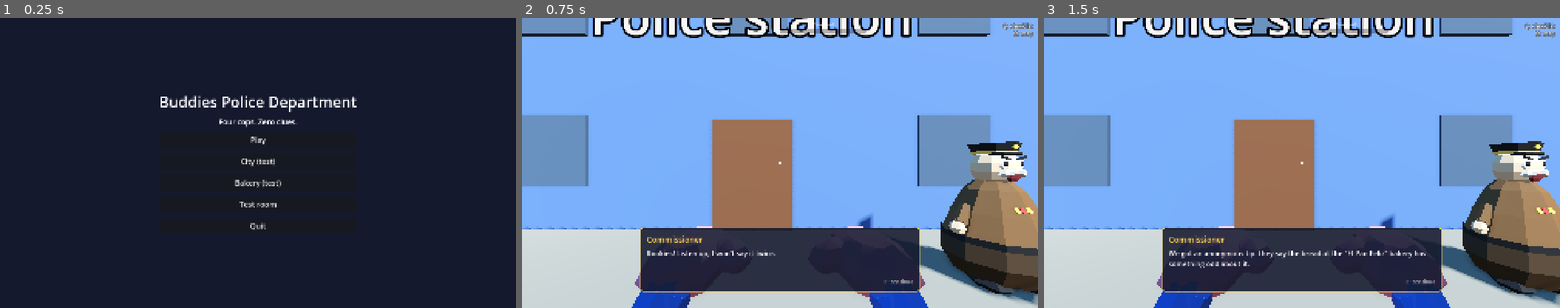
Above: before the commit, frames 1-3 (left to right).
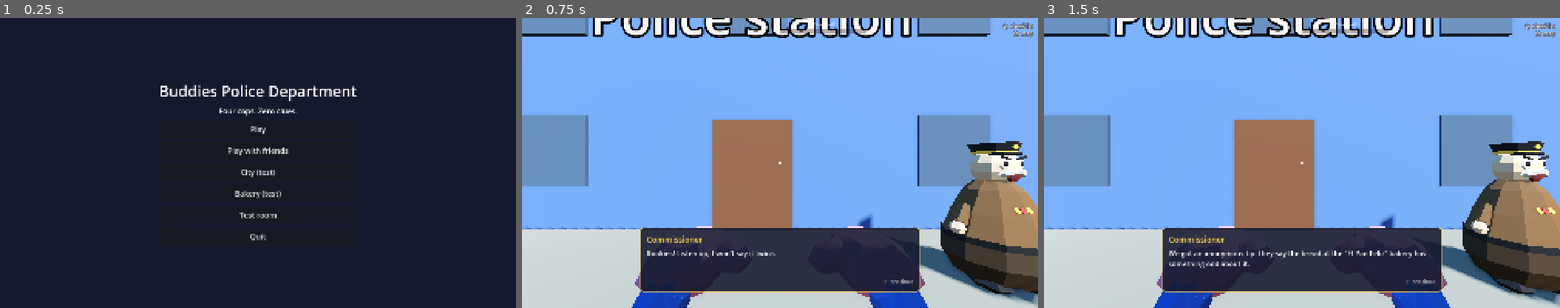
Above: after the commit, the same moments.

Repository: cristiangelini/BPD
Game: Godot game, scene res://scenes/ui/main_menu.tscn
Same seed, same stepped clock (60 frames per second), same inputs: the game is played once before the commit and once after it.
Inputs (mouse positions are in pixels of both pictures, inside the frame that each line leads up to):
- Up to frame 1 (0.25 s): no input
- Up to frame 2 (0.75 s): click "Play" at 0.5 s
- Up to frame 3 (1.5 s): tap Enter at 1.25 s; move the mouse to (1415, 148) at 1.27 s; hold D (move_right) from 1.28 s (still down); hold G (drop) from 1.28 s (still down); click (1415, 148) at 1.42 s

The runs differ from the first frame. In frame 1, 2.8% of the frame differs, in the area x 31-70%, y 22-77%; in frame 2, nothing differs; in frame 3, nothing differs.

Commit message:
Add the online room by IP: host, join, four slots and a shared case start
Co-Authored-By: Claude Opus 5.5 (1M context) <noreply@anthropic.com>
Claude-Session: https://claude.ai/code/session_01A3msLDk7TvKd2f9syAgA3n

Diff:
--- a/project.godot
+++ b/project.godot
@@ -15,6 +15,10 @@
 config/version="0.1.0"
 run/main_scene="res://scenes/ui/main_menu.tscn"
 config/features=PackedStringArray("4.7", "Forward Plus")
+
+[autoload]
+
+Net="*res://scripts/core/net.gd"
 
 [display]
 
--- /dev/null
+++ b/scenes/ui/lobby.tscn
@@ -0,0 +1,97 @@
+[gd_scene load_steps=2 format=3]
+
+[ext_resource type="Script" path="res://scripts/ui/lobby.gd" id="1"]
+
+[node name="Lobby" type="Control"]
+layout_mode = 3
+anchors_preset = 15
+anchor_right = 1.0
+anchor_bottom = 1.0
+grow_horizontal = 2
+grow_vertical = 2
+script = ExtResource("1")
+
+[node name="Background" type="ColorRect" parent="."]
+layout_mode = 1
+anchors_preset = 15
+anchor_right = 1.0
+anchor_bottom = 1.0
+grow_horizontal = 2
+grow_vertical = 2
+color = Color(0.08, 0.1, 0.18, 1)
+
+[node name="Box" type="VBoxContainer" parent="."]
+layout_mode = 1
+anchors_preset = 8
+anchor_left = 0.5
+anchor_top = 0.5
+anchor_right = 0.5
+anchor_bottom = 0.5
+offset_left = -350.0
+offset_top = -360.0
+offset_right = 350.0
+offset_bottom = 360.0
+grow_horizontal = 2
+grow_vertical = 2
+theme_override_constants/separation = 16
+
+[node name="Title" type="Label" parent="Box"]
+layout_mode = 2
+theme_override_font_sizes/font_size = 56
+text = "LOBBY_TITLE"
+horizontal_alignment = 1
+
+[node name="Status" type="Label" parent="Box"]
+unique_name_in_owner = true
+layout_mode = 2
+theme_override_font_sizes/font_size = 24
+text = "LOBBY_SOLO"
+horizontal_alignment = 1
+autowrap_mode = 3
+
+[node name="HostButton" type="Button" parent="Box"]
+unique_name_in_owner = true
+custom_minimum_size = Vector2(0, 64)
+layout_mode = 2
+theme_override_font_sizes/font_size = 28
+text = "LOBBY_HOST"
+
+[node name="JoinRow" type="HBoxContainer" parent="Box"]
+layout_mode = 2
+theme_override_constants/separation = 12
+
+[node name="Address" type="LineEdit" parent="Box/JoinRow"]
+unique_name_in_owner = true
+custom_minimum_size = Vector2(0, 64)
+layout_mode = 2
+size_flags_horizontal = 3
+theme_override_font_sizes/font_size = 26
+placeholder_text = "LOBBY_ADDRESS"
+
+[node name="JoinButton" type="Button" parent="Box/JoinRow"]
+unique_name_in_owner = true
+custom_minimum_size = Vector2(200, 64)
+layout_mode = 2
+theme_override_font_sizes/font_size = 28
+text = "LOBBY_JOIN"
+
+[node name="Players" type="VBoxContainer" parent="Box"]
+unique_name_in_owner = true
+custom_minimum_size = Vector2(0, 200)
+layout_mode = 2
+theme_override_constants/separation = 8
+
+[node name="StartButton" type="Button" parent="Box"]
+unique_name_in_owner = true
+visible = false
+custom_minimum_size = Vector2(0, 64)
+layout_mode = 2
+theme_override_font_sizes/font_size = 28
+text = "LOBBY_START"
+
+[node name="BackButton" type="Button" parent="Box"]
+unique_name_in_owner = true
+custom_minimum_size = Vector2(0, 64)
+layout_mode = 2
+theme_override_font_sizes/font_size = 28
+text = "LOBBY_BACK"
--- a/scenes/ui/main_menu.tscn
+++ b/scenes/ui/main_menu.tscn
@@ -28,9 +28,9 @@
 anchor_right = 0.5
 anchor_bottom = 0.5
 offset_left = -300.0
-offset_top = -200.0
+offset_top = -240.0
 offset_right = 300.0
-offset_bottom = 200.0
+offset_bottom = 240.0
 grow_horizontal = 2
 grow_vertical = 2
 theme_override_constants/separation = 16
@@ -53,6 +53,13 @@
 layout_mode = 2
 theme_override_font_sizes/font_size = 28
 text = "MENU_PLAY"
+
+[node name="OnlineButton" type="Button" parent="Box"]
+unique_name_in_owner = true
+custom_minimum_size = Vector2(0, 64)
+layout_mode = 2
+theme_override_font_sizes/font_size = 28
+text = "MENU_ONLINE"
 
 [node name="CityButton" type="Button" parent="Box"]
 unique_name_in_owner = true
--- /dev/null
+++ b/scripts/core/net.gd
@@ -0,0 +1,162 @@
+extends Node
+
+## The online session (docs/diseno/online.md): host a room, join one, who is in it and which slot (skin color) each
+## player has, and starting the same case for everyone. Autoloaded as Net. Without a room the game plays solo, as
+## always. For now the room goes by IP with ENet; Steam lobbies come in the next step.
+
+## The player list changed: someone came in or left.
+signal players_changed
+## The room closed or couldn't be joined. `reason_key` is a tr() key for the notice.
+signal session_ended(reason_key: String)
+## The host started a case: every player opens `place` (a PlaceDraw id) with `case_seed`.
+signal match_started(place: String, case_seed: int)
+
+const MAX_PLAYERS := 4
+const DEFAULT_PORT := 7777
+## The host is always peer 1 in Godot's multiplayer.
+const HOST_ID := 1
+## Seconds a refused guest has to leave before the host kicks it.
+const REFUSE_GRACE := 1.0
+
+## Peer id -> slot (0 to 3). The slot gives the skin color (decision 72) and the "Policía N" name.
+var players := {}
+## A case is being played: new players can't come in (they join in the room).
+var in_match := false
+## Off in tests, so starting a case only emits match_started.
+var change_scenes := true
+
+
+func _ready() -> void:
+	multiplayer.peer_connected.connect(_on_peer_connected)
+	multiplayer.peer_disconnected.connect(_on_peer_disconnected)
+	multiplayer.connection_failed.connect(_on_connection_failed)
+	multiplayer.server_disconnected.connect(_on_server_disconnected)
+
+
+## In a room, as host or guest.
+func is_online() -> bool:
+	var peer := multiplayer.multiplayer_peer
+	return peer != null and not peer is OfflineMultiplayerPeer \
+		and peer.get_connection_status() != MultiplayerPeer.CONNECTION_DISCONNECTED
+
+
+## Hosting a room, or playing solo (solo the player's game is the one that counts too).
+func is_host() -> bool:
+	return not is_online() or multiplayer.is_server()
+
+
+## Opens a room on `port`. The host takes slot 0.
+func host(port := DEFAULT_PORT) -> Error:
+	leave()
+	var peer := ENetMultiplayerPeer.new()
+	# One place more than the guests, so a fifth player gets in long enough to hear the room is full.
+	var error := peer.create_server(port, MAX_PLAYERS)
+	if error != OK:
+		return error
+	multiplayer.multiplayer_peer = peer
+	players = {HOST_ID: 0}
+	in_match = false
+	players_changed.emit()
+	return OK
+
+
+## Tries to join the room at `address`. connected or session_ended tell how it went.
+func join(address: String, port := DEFAULT_PORT) -> Error:
+	leave()
+	var peer := ENetMultiplayerPeer.new()
+	var error := peer.create_client(address, port)
+	if error != OK:
+		return error
+	multiplayer.multiplayer_peer = peer
+	return OK
+
+
+## Closes the room (host) or leaves it (guest), and goes back to solo.
+func leave() -> void:
+	if multiplayer.multiplayer_peer and not multiplayer.multiplayer_peer is OfflineMultiplayerPeer:
+		multiplayer.multiplayer_peer.close()
+	multiplayer.multiplayer_peer = OfflineMultiplayerPeer.new()
+	var had_players := not players.is_empty()
+	players = {}
+	in_match = false
+	if had_players:
+		players_changed.emit()
+
+
+## This player's slot (0 to 3); 0 when playing solo.
+func my_slot() -> int:
+	return players.get(multiplayer.get_unique_id(), 0)
+
+
+## The lowest free slot, or -1 if the room is full.
+static func free_slot(taken: Array) -> int:
+	for slot in MAX_PLAYERS:
+		if not taken.has(slot):
+			return slot
+	return -1
+
+
+## Host only: draws the case and opens the same place with the same seed for everyone.
+func start_match() -> void:
+	if not is_online() or not multiplayer.is_server():
+		return
+	var case_seed := PlaceDraw.new_seed()
+	_start_match.rpc(PlaceDraw.pick(case_seed, OS.get_cmdline_user_args()), case_seed)
+
+
+@rpc("authority", "call_local", "reliable")
+func _start_match(place: String, case_seed: int) -> void:
+	in_match = true
+	match_started.emit(place, case_seed)
+	if change_scenes:
+		PlaceDraw.pending_seed = case_seed
+		get_tree().change_scene_to_file(PlaceDraw.PLACES[place])
+
+
+@rpc("authority", "call_remote", "reliable")
+func _sync_players(list: Dictionary) -> void:
+	players = list
+	players_changed.emit()
+
+
+func _on_peer_connected(id: int) -> void:
+	if not multiplayer.is_server():
+		return
+	var slot := free_slot(players.values())
+	if slot < 0 or in_match:
+		# Kicking right away would drop the notice: the guest leaves on its own, and is kicked if it doesn't.
+		_refuse.rpc_id(id, "NET_ROOM_FULL" if slot < 0 else "NET_IN_MATCH")
+		get_tree().create_timer(REFUSE_GRACE).timeout.connect(_kick.bind(id))
+		return
+	players[id] = slot
+	_sync_players.rpc(players)
+	players_changed.emit()
+
+
+func _kick(id: int) -> void:
+	if is_online() and multiplayer.is_server() and multiplayer.get_peers().has(id):
+		multiplayer.multiplayer_peer.disconnect_peer(id)
+
+
+func _on_peer_disconnected(id: int) -> void:
+	if not multiplayer.is_server() or not players.has(id):
+		return
+	players.erase(id)
+	_sync_players.rpc(players)
+	players_changed.emit()
+
+
+@rpc("authority", "call_remote", "reliable")
+func _refuse(reason_key: String) -> void:
+	leave()
+	session_ended.emit(reason_key)
+
+
+func _on_connection_failed() -> void:
+	leave()
+	session_ended.emit("NET_JOIN_FAILED")
+
+
+func _on_server_disconnected() -> void:
+	leave()
+	session_ended.emit("NET_HOST_LEFT")
--- /dev/null
+++ b/scripts/ui/lobby.gd
@@ -0,0 +1,128 @@
+class_name Lobby
+extends Control
+
+## The room before a case (docs/diseno/online.md, "La sala"): create a room or join a friend's, see who is in with
+## their color, and the host starts the case for everyone. For now rooms go by IP; Steam comes next.
+## `godot --path . -- --host` or `-- --join=<ip>` opens it straight away, for two windows on one PC.
+
+const MENU_SCENE := "res://scenes/ui/main_menu.tscn"
+## Skin color of each slot, as the cop models (tools/modelgen/models/pear.js, decision 72).
+const SKIN_COLORS: Array[Color] = [Color("ff86b0"), Color("ff9d3f"), Color("9ee05c"), Color("ac8cff")]
+
+## The --host / --join arguments open the room only once per run, not every time the menu comes back.
+static var _args_used := false
+
+@onready var _status: Label = %Status
+@onready var _players: VBoxContainer = %Players
+@onready var _address: LineEdit = %Address
+@onready var _host_button: Button = %HostButton
+@onready var _join_button: Button = %JoinButton
+@onready var _start_button: Button = %StartButton
+
+
+## The --host / --join=<ip> argument among `args`: "host", the IP, or "".
+static func room_arg(args: PackedStringArray) -> String:
+	for arg in args:
+		if arg == "--host":
+			return "host"
+		if arg.begins_with("--join="):
+			return arg.trim_prefix("--join=")
+	return ""
+
+
+## room_arg() of this run's arguments, if no room screen has used it yet.
+static func pending_arg(args: PackedStringArray) -> String:
+	return "" if _args_used else room_arg(args)
+
+
+func _ready() -> void:
+	_host_button.pressed.connect(_on_host_pressed)
+	_join_button.pressed.connect(func() -> void: _join(_address.text.strip_edges()))
+	_start_button.pressed.connect(Net.start_match)
+	%BackButton.pressed.connect(_on_back_pressed)
+	Net.players_changed.connect(_refresh)
+	Net.session_ended.connect(_on_session_ended)
+	Net.in_match = false
+	_refresh()
+	var arg := pending_arg(OS.get_cmdline_user_args())
+	_args_used = true
+	if arg == "host":
+		_on_host_pressed()
+	elif arg != "":
+		_join(arg)
+
+
+func _on_host_pressed() -> void:
+	if Net.host() != OK:
+		_status.text = "NET_HOST_FAILED"
+		return
+	_refresh()
+
+
+func _join(address: String) -> void:
+	if address == "":
+		address = "127.0.0.1"
+	if Net.join(address) != OK:
+		_status.text = "NET_JOIN_FAILED"
+		return
+	_status.text = "LOBBY_JOINING"
+	_host_button.disabled = true
+	_join_button.disabled = true
+
+
+func _on_back_pressed() -> void:
+	Net.leave()
+	get_tree().change_scene_to_file(MENU_SCENE)
+
+
+func _on_session_ended(reason_key: String) -> void:
+	_refresh()
+	_status.text = reason_key
+
+
+func _refresh() -> void:
+	var online := Net.is_online() and not Net.players.is_empty()
+	_host_button.disabled = online
+	_join_button.disabled = online
+	_address.editable = not online
+	_start_button.visible = online and Net.is_host()
+	if not online:
+		_status.text = "LOBBY_SOLO"
+	elif Net.is_host():
+		_status.text = tr("LOBBY_HOSTING") % _local_ip()
+	else:
+		_status.text = "LOBBY_WAITING"
+	for child in _players.get_children():
+		child.queue_free()
+	var ids: Array = Net.players.keys()
+	ids.sort_custom(func(a: int, b: int) -> bool: return Net.players[a] < Net.players[b])
+	for id: int in ids:
+		_players.add_child(_player_row(id, Net.players[id]))
+
+
+## One line of the list: the skin color and "Policía N", tagged as host and as you.
+func _player_row(id: int, slot: int) -> HBoxContainer:
+	var row := HBoxContainer.new()
+	row.add_theme_constant_override("separation", 12)
+	var swatch := ColorRect.new()
+	swatch.custom_minimum_size = Vector2(32, 32)
+	swatch.color = SKIN_COLORS[slot % SKIN_COLORS.size()]
+	row.add_child(swatch)
+	var label := Label.new()
+	var text := tr("COP_NAME") % (slot + 1)
+	if id == Net.HOST_ID:
+		text += " · " + tr("LOBBY_HOST_TAG")
+	if id == multiplayer.get_unique_id():
+		text += " " + tr("LOBBY_YOU")
+	label.text = text
+	label.add_theme_font_size_override("font_size", 26)
+	row.add_child(label)
+	return row
+
+
+## The first LAN address to share with friends (they can't use 127.0.0.1 from another PC).
+func _local_ip() -> String:
+	for address in IP.get_local_addresses():
+		if address.count(".") == 3 and not address.begins_with("127.") and not address.begins_with("169.254."):
+			return address
+	return "127.0.0.1"
--- a/scripts/ui/main_menu.gd
+++ b/scripts/ui/main_menu.gd
@@ -6,8 +6,10 @@
 const CITY_SCENE := "res://scenes/levels/city.tscn"
 const BAKERY_SCENE := "res://scenes/levels/bakery.tscn"
 const TEST_ROOM_SCENE := "res://scenes/levels/grey_room.tscn"
+const LOBBY_SCENE := "res://scenes/ui/lobby.tscn"
 
 @onready var _play_button: Button = %PlayButton
+@onready var _online_button: Button = %OnlineButton
 @onready var _city_button: Button = %CityButton
 @onready var _bakery_button: Button = %BakeryButton
 @onready var _test_room_button: Button = %TestRoomButton
@@ -15,12 +17,22 @@
 
 
 func _ready() -> void:
+	# Back at the menu, any room is over: Play is solo, and "Jugar con amigos" opens a fresh room.
+	Net.leave()
 	# Play draws the case: the grandpa's house or the bakery (PlaceDraw). The bakery button stays as a shortcut.
 	_play_button.pressed.connect(_on_play_pressed)
+	_online_button.pressed.connect(_open_lobby)
 	_city_button.pressed.connect(func() -> void: get_tree().change_scene_to_file(CITY_SCENE))
 	_bakery_button.pressed.connect(func() -> void: get_tree().change_scene_to_file(BAKERY_SCENE))
 	_test_room_button.pressed.connect(_on_test_room_pressed)
 	_quit_button.pressed.connect(_on_quit_pressed)
+	# --host / --join=<ip> (two windows on one PC) go straight to the room, once per run.
+	if Lobby.pending_arg(OS.get_cmdline_user_args()) != "":
+		_open_lobby.call_deferred()
+
+
+func _open_lobby() -> void:
+	get_tree().change_scene_to_file(LOBBY_SCENE)
 
 
 func _on_play_pressed() -> void:
--- /dev/null
+++ b/tests/unit/test_lobby.gd
@@ -0,0 +1,50 @@
+extends GutTest
+
+## The room screen (docs/diseno/online.md, "La sala").
+
+const LOBBY_SCENE := preload("res://scenes/ui/lobby.tscn")
+const MENU_SCENE := preload("res://scenes/ui/main_menu.tscn")
+
+
+func after_each() -> void:
+	Net.leave()
+
+
+func test_menu_opens_the_room() -> void:
+	var menu: Control = add_child_autofree(MENU_SCENE.instantiate())
+	assert_eq(menu.get_node("%OnlineButton").text, "MENU_ONLINE")
+	assert_true(ResourceLoader.exists(MainMenu.LOBBY_SCENE))
+
+
+func test_solo_room_hides_start() -> void:
+	var lobby: Control = add_child_autofree(LOBBY_SCENE.instantiate())
+	assert_false(lobby.get_node("%StartButton").visible, "only a host in a room starts the case")
+	assert_eq(lobby.get_node("%Status").text, "LOBBY_SOLO")
+	assert_eq(lobby.get_node("%Players").get_child_count(), 0)
+
+
+func test_hosting_lists_the_host_and_shows_start() -> void:
+	var lobby: Control = add_child_autofree(LOBBY_SCENE.instantiate())
+	lobby.get_node("%HostButton").pressed.emit()
+	if not Net.is_online():
+		pending("port %d is busy on this machine" % Net.DEFAULT_PORT)
+		return
+	await wait_process_frames(2)
+	assert_true(lobby.get_node("%StartButton").visible)
+	assert_true(lobby.get_node("%HostButton").disabled)
+	assert_eq(lobby.get_node("%Players").get_child_count(), 1, "the host is cop 1")
+
+
+func test_command_line_opens_the_room() -> void:
+	assert_eq(Lobby.room_arg(PackedStringArray(["--host"])), "host")
+	assert_eq(Lobby.room_arg(PackedStringArray(["--join=192.168.0.7"])), "192.168.0.7")
+	assert_eq(Lobby.room_arg(PackedStringArray(["--place=bakery"])), "")
+
+
+func test_command_line_opens_the_room_only_once() -> void:
+	add_child_autofree(LOBBY_SCENE.instantiate())
+	assert_eq(Lobby.pending_arg(PackedStringArray(["--host"])), "", "coming back to the menu doesn't host again")
+
+
+func test_each_slot_has_its_skin_color() -> void:
+	assert_eq(Lobby.SKIN_COLORS.size(), Net.MAX_PLAYERS)
--- /dev/null
+++ b/tests/unit/test_net.gd
@@ -0,0 +1,148 @@
+extends GutTest
+
+## The online session (docs/diseno/online.md): a host and guests over ENet on this PC, each with its own multiplayer
+## branch in the tree, as if they were different PCs.
+
+const NET_SCRIPT := preload("res://scripts/core/net.gd")
+
+var _port := 0
+var _nets: Array[Node] = []
+
+
+func before_each() -> void:
+	_port = randi_range(20000, 40000)
+	_nets.clear()
+
+
+func after_each() -> void:
+	for net in _nets:
+		net.leave()
+		net.get_parent().queue_free()
+	await wait_process_frames(2)
+
+
+## A Net node in its own branch with its own multiplayer, like the autoload on another PC.
+func _new_net() -> Node:
+	var branch := Node.new()
+	branch.name = "Pc%d" % _nets.size()
+	add_child(branch)
+	get_tree().set_multiplayer(SceneMultiplayer.new(), branch.get_path())
+	var net: Node = NET_SCRIPT.new()
+	net.name = "Net"
+	net.change_scenes = false
+	branch.add_child(net)
+	_nets.append(net)
+	return net
+
+
+func _host() -> Node:
+	var host := _new_net()
+	assert_eq(host.host(_port), OK, "the room should open")
+	return host
+
+
+func _guest(host: Node) -> Node:
+	var guest := _new_net()
+	var before: int = host.players.size()
+	assert_eq(guest.join("127.0.0.1", _port), OK)
+	await wait_until(func() -> bool: return guest.players.size() == before + 1, 5.0)
+	return guest
+
+
+func test_free_slot_takes_the_lowest_free_one() -> void:
+	assert_eq(NET_SCRIPT.free_slot([]), 0)
+	assert_eq(NET_SCRIPT.free_slot([0, 1]), 2)
+	assert_eq(NET_SCRIPT.free_slot([0, 2, 3]), 1, "the slot of a player who left is free again")
+	assert_eq(NET_SCRIPT.free_slot([0, 1, 2, 3]), -1, "four cops at most")
+
+
+func test_solo_is_offline_and_counts_as_host() -> void:
+	var net := _new_net()
+	assert_false(net.is_online())
+	assert_true(net.is_host(), "solo, the player's game is the one that counts")
+	assert_eq(net.my_slot(), 0)
+
+
+func test_host_takes_slot_zero() -> void:
+	var host := _host()
+	assert_true(host.is_online())
+	assert_true(host.is_host())
+	assert_eq(host.players, {1: 0})
+
+
+func test_guest_joins_with_the_next_slot_and_both_see_the_list() -> void:
+	var host := _host()
+	var guest: Node = await _guest(host)
+	assert_true(guest.is_online())
+	assert_false(guest.is_host())
+	assert_eq(guest.my_slot(), 1, "the second cop gets the second color")
+	assert_eq(guest.players, host.players, "the guest sees the host's list")
+
+
+func test_a_leaving_guest_frees_the_slot() -> void:
+	var host := _host()
+	var guest: Node = await _guest(host)
+	guest.leave()
+	await wait_until(func() -> bool: return host.players.size() == 1, 5.0)
+	assert_eq(host.players, {1: 0})
+
+
+func test_fifth_player_is_refused() -> void:
+	var host := _host()
+	for i in 3:
+		await _guest(host)
+	assert_eq(host.players.size(), 4)
+	var fifth := _new_net()
+	watch_signals(fifth)
+	fifth.join("127.0.0.1", _port)
+	await wait_until(func() -> bool: return get_signal_emit_count(fifth, "session_ended") > 0, 5.0)
+	assert_signal_emitted_with_parameters(fifth, "session_ended", ["NET_ROOM_FULL"])
+	assert_false(fifth.is_online())
+	assert_eq(host.players.size(), 4, "the room keeps its four cops")
+
+
+func test_start_opens_the_same_case_for_everyone() -> void:
+	var host := _host()
+	var guest: Node = await _guest(host)
+	watch_signals(host)
+	watch_signals(guest)
+	host.start_match()
+	await wait_until(func() -> bool: return get_signal_emit_count(guest, "match_started") > 0, 5.0)
+	var on_host: Array = get_signal_parameters(host, "match_started")
+	var on_guest: Array = get_signal_parameters(guest, "match_started")
+	assert_eq(on_guest, on_host, "same place and same seed on every PC")
+	assert_true(PlaceDraw.PLACES.has(on_host[0]))
+	assert_ne(on_host[1], 0)
+	assert_true(guest.in_match)
+
+
+func test_only_the_host_starts_the_case() -> void:
+	var host := _host()
+	var guest: Node = await _guest(host)
+	watch_signals(host)
+	guest.start_match()
+	await wait_process_frames(10)
+	assert_signal_not_emitted(host, "match_started")
+
+
+func test_nobody_joins_in_the_middle_of_a_case() -> void:
+	var host := _host()
+	await _guest(host)
+	host.start_match()
+	await wait_process_frames(5)
+	var late := _new_net()
+	watch_signals(late)
+	late.join("127.0.0.1", _port)
+	await wait_until(func() -> bool: return get_signal_emit_count(late, "session_ended") > 0, 5.0)
+	assert_signal_emitted_with_parameters(late, "session_ended", ["NET_IN_MATCH"])
+
+
+func test_guests_go_back_when_the_host_closes_the_room() -> void:
+	var host := _host()
+	var guest: Node = await _guest(host)
+	watch_signals(guest)
+	host.leave()
+	await wait_until(func() -> bool: return get_signal_emit_count(guest, "session_ended") > 0, 5.0)
+	assert_signal_emitted_with_parameters(guest, "session_ended", ["NET_HOST_LEFT"])
+	assert_false(guest.is_online())
+	assert_true(guest.players.is_empty())
--- a/translations/texts.csv
+++ b/translations/texts.csv
@@ -296,3 +296,21 @@
 OBJ_EXTRA_WHISTLE,Extra: el silbato,Extra: the whistle,Extra: o apito
 HINT_FEATHERS,"Plumas y migas junto a la ventana... ¿Palomas?","Feathers and crumbs by the window... Pigeons?","Penas e migalhas perto da janela... Pombos?"
 GOSSIP_CLUE_pigeons,"«¡Gracias! Mira, anoche vi a Marta esconder algo %s. Y todas las mañanas sale una paloma de su ven …(274 unchanged characters)…
+MENU_ONLINE,Jugar con amigos,Play with friends,Jogar com amigos
+LOBBY_TITLE,Sala,Room,Sala
+LOBBY_HOST,Crear sala,Create room,Criar sala
+LOBBY_ADDRESS,IP del anfitrión,Host IP,IP do anfitrião
+LOBBY_JOIN,Unirse,Join,Entrar
+LOBBY_START,Empezar caso,Start case,Começar caso
+LOBBY_BACK,Volver,Back,Voltar
+LOBBY_SOLO,Crea una sala o únete a la de un amigo.,Create a room or join a friend's.,Crie uma sala ou entre na de um amigo.
+LOBBY_HOSTING,"Sala abierta. Tus amigos entran con tu IP: %s","Room open. Your friends join with your IP: %s","Sala aberta. Seus amigos entram com seu IP: %s"
+LOBBY_JOINING,Entrando a la sala...,Joining the room...,Entrando na sala...
+LOBBY_WAITING,Esperando que el anfitrión empiece el caso.,Waiting for the host to start the case.,Esperando o anfitrião começar o caso.
+LOBBY_YOU,(tú),(you),(você)
+LOBBY_HOST_TAG,anfitrión,host,anfitrião
+NET_JOIN_FAILED,No se pudo entrar a la sala.,Couldn't join the room.,Não foi possível entrar na sala.
+NET_HOST_LEFT,El anfitrión cerró la sala.,The host closed the room.,O anfitrião fechou a sala.
+NET_ROOM_FULL,La sala está llena (4 policías).,The room is full (4 cops).,A sala está cheia (4 policiais).
+NET_IN_MATCH,Ya empezaron el caso. Espera a que vuelvan a la sala.,The case already started. Wait until they're back in the room.,O caso já começou. Espere voltarem para a sala.
+NET_HOST_FAILED,No se pudo abrir la sala (¿el puerto está ocupado?).,Couldn't open the room (is the port in use?).,Não foi possível abrir a sala (a porta está ocupada?).
Not shown, added: scripts/core/net.gd.uid
Not shown, added: scripts/ui/lobby.gd.uid
Not shown, added: tests/unit/test_lobby.gd.uid
Not shown, added: tests/unit/test_net.gd.uid
Not shown, changed: CHANGELOG.md
Not shown, changed: CLAUDE.md
Not shown, added: docs/diseno/online.md
